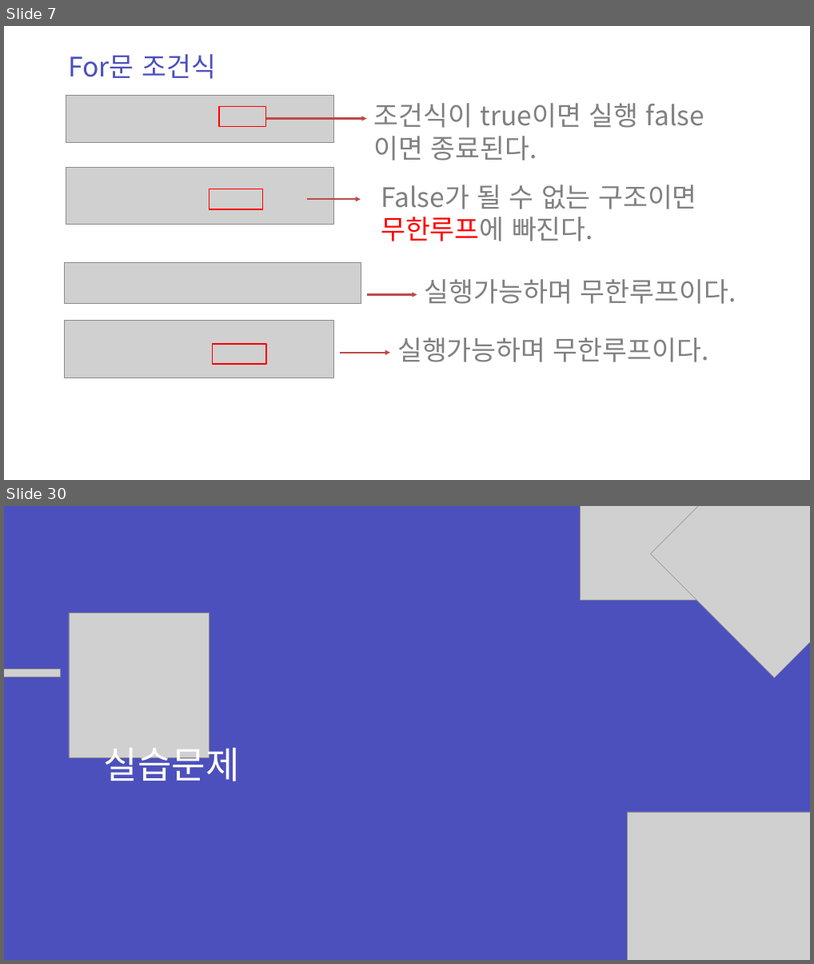
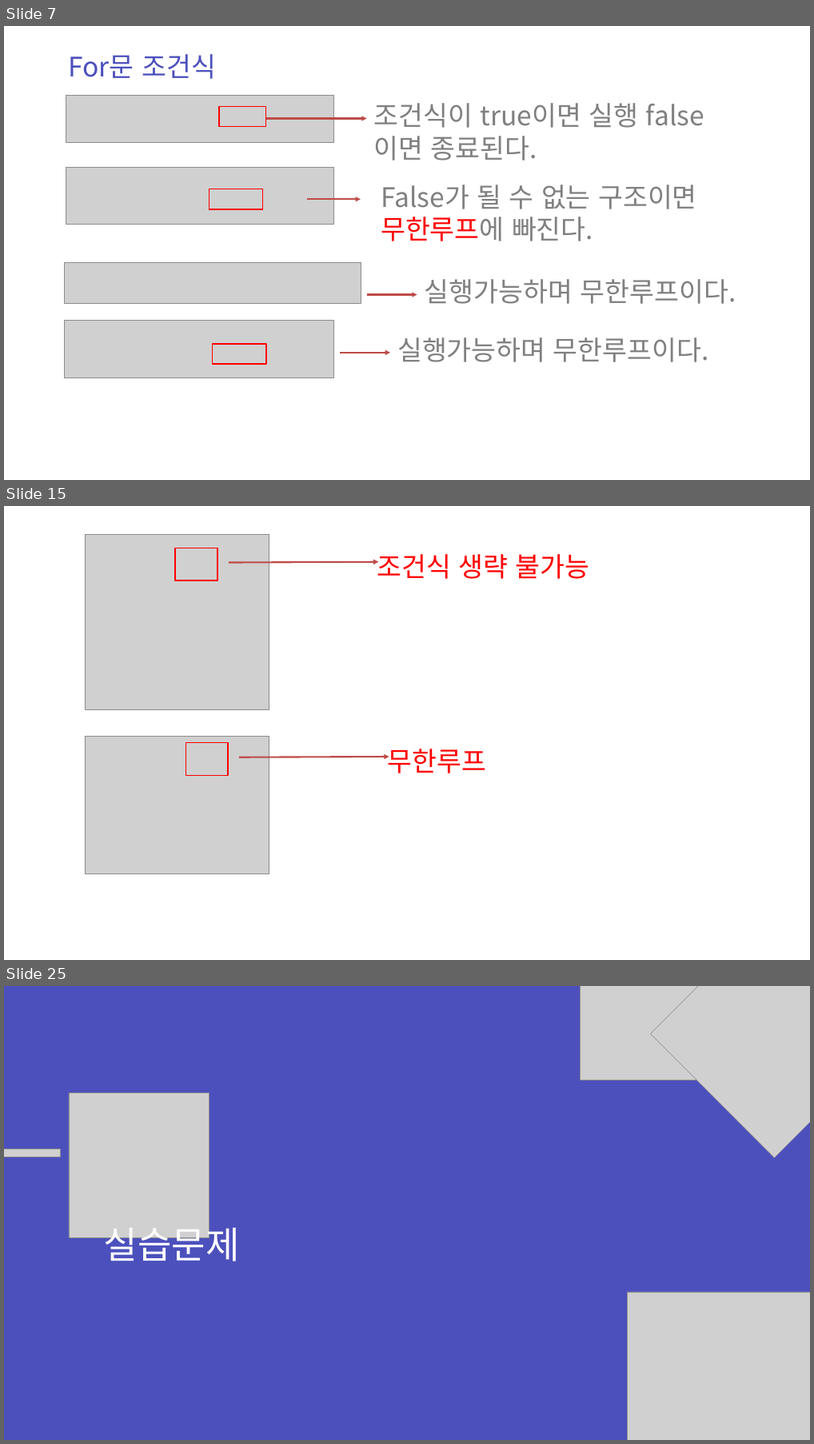
Before and after one commit to zest132/JavaLecture, a slide deck: JavaLecture/LectureFile/java 4강.pptx. Shown one above the other, each under a label of ours: slides 7 and 30 before the commit, slides 7, 15 and 25 after it; the slides between them are not shown. The pictures are 814x964 and 814x1444 pixels, drawn with LibreOffice and Linux fonts; fonts in the diff are those of the drawing; grey boxes stand for pictures. Boxes give left, top, right and bottom in pixels: in the first picture for what was removed or moved away, otherwise in the second. Text is boxed around its words. In the diff, an @@ line names an element or a change of style, - is before the commit and + after.

```diff
--- a/JavaLecture/LectureFile/java 4강.pptx
+++ b/JavaLecture/LectureFile/java 4강.pptx
@@ slide 15 added at (x1=4, y1=506, x2=810, y2=960), background #FFFFFF @@
@@ picture added at (x1=85, y1=535, x2=269, y2=710) @@
@@ rectangle added at (x1=175, y1=548, x2=218, y2=580), outline #FF0000 2 pt @@
@@ arrow added from (229, 563) to (379, 562), #BF4C48 3 pt @@
@@ text added at (x1=377, y1=554, x2=590, y2=579), 48 pt, text #FF0000 @@
+조건식 생략 불가능
@@ picture added at (x1=85, y1=736, x2=269, y2=873) @@
@@ rectangle added at (x1=186, y1=743, x2=228, y2=776), outline #FF0000 2 pt @@
@@ arrow added from (239, 757) to (390, 756), #BF4C48 3 pt @@
@@ text added at (x1=388, y1=748, x2=487, y2=773), 48 pt, text #FF0000 @@
+무한루프
@@ what was slide 30 is now slide 25 @@
```
Also in this commit, not shown: 3 slides changed, 14 other slides added, 20 slides removed, 4 other files.
